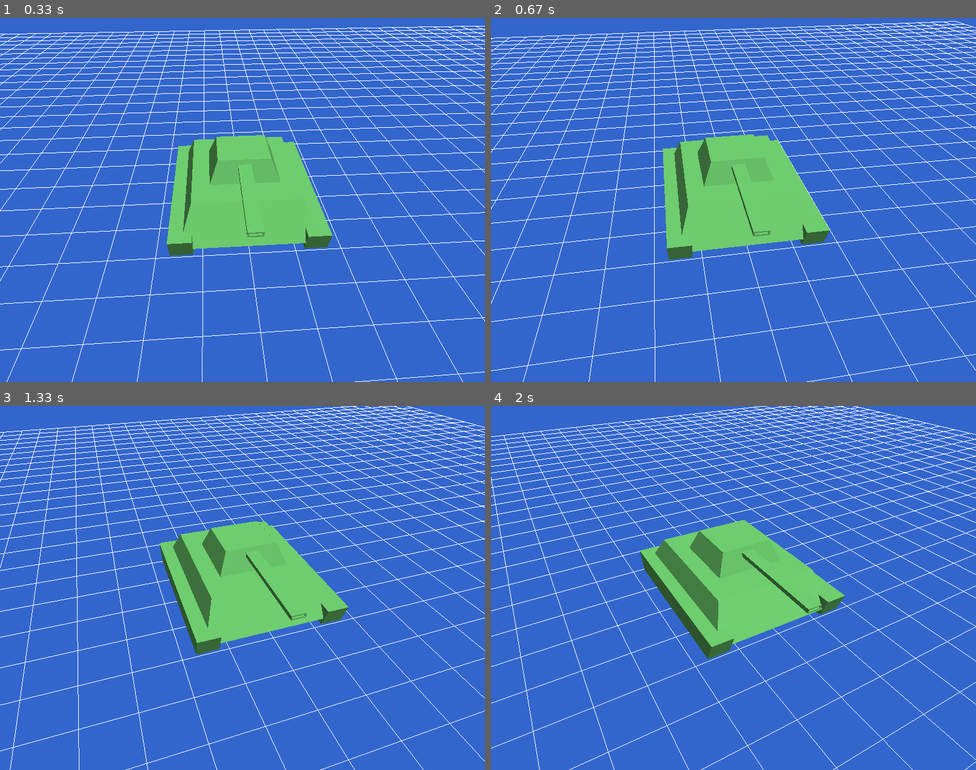
Above: before the commit, frames 1-4 (two rows, left to right).
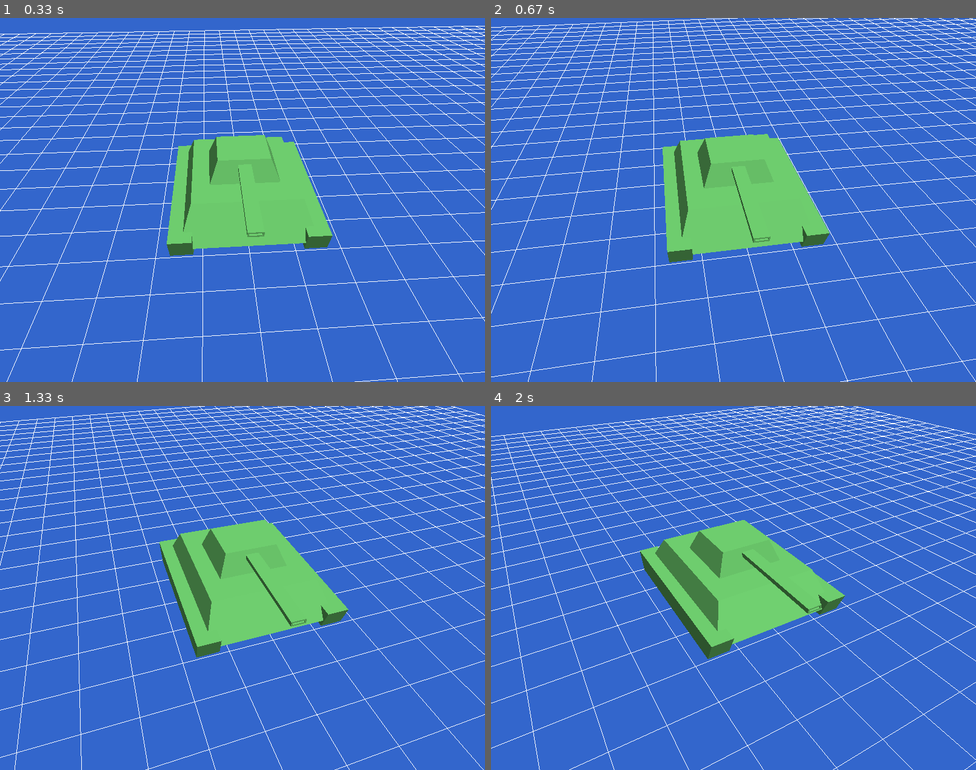
Above: after the commit, the same moments.

Repository: antonioam82/tank_controller
Game: pygame game, started from tank_lightning_demo.py
Two runs of this game, one before a commit and one after it. Both use one fixed random seed, a clock stepped at 60 frames per second and the inputs below.
Inputs:
- Up to frame 1 (0.33 s): no input
- Up to frame 2 (0.67 s): tap F at 0.33 s
- Up to frame 3 (1.33 s): no input
- Up to frame 4 (2 s): tap G at 1.67 s

Frame 1 is identical in both runs. In frame 2, 11% of the frame differs, in the area x 0-100%, y 0-100%; in frame 3, 11%; in frame 4, nothing differs.

Commit message:
Implemantada rotacion de escena en eje 'x' con teclas 'f' y 'g'

Diff:
--- a/tank_lightning_demo.py
+++ b/tank_lightning_demo.py
@@ -135,6 +135,7 @@
     last_time = time.perf_counter()
     rotating = True
     tower_y_rot = 0.0
+    scene_x_rot = 35.0
     scale = 1.0
 
     running = True
@@ -168,12 +169,17 @@
         elif keys[K_x]:
             scale -= 0.1
 
+        if keys[K_f]:
+            scene_x_rot += 40.0 * dt
+        elif keys[K_g]:
+            scene_x_rot -= 40.0 * dt
+
         glClear(GL_COLOR_BUFFER_BIT | GL_DEPTH_BUFFER_BIT)
 
         # CÁMARA: alejar, inclinar y luego girar la escena
         glLoadIdentity()
         glTranslatef(0.0, 0.0, -10.0)
-        glRotatef(35.0, 1.0, 0.0, 0.0)
+        glRotatef(scene_x_rot, 1.0, 0.0, 0.0)
         glLightfv(GL_LIGHT0, GL_POSITION, (0.3, 1.0, 0.5, 0.0))   # luz fija en el mundo
         glRotatef(angle, 0, 1, 0)
         glScalef(scale,scale,scale)
@@ -217,7 +223,7 @@
 
         glPopMatrix()'''
 
-        # ----------- SUSTITUYE A BLOQUE DE ARRIBA -----------
+        # ----------- SUSTITUYE AL BLOQUE DE ARRIBA -----------
         glPushMatrix()
         glTranslatef(0.0, ground, 0.0)
         glColor3f(0.35, 0.65, 0.35)
